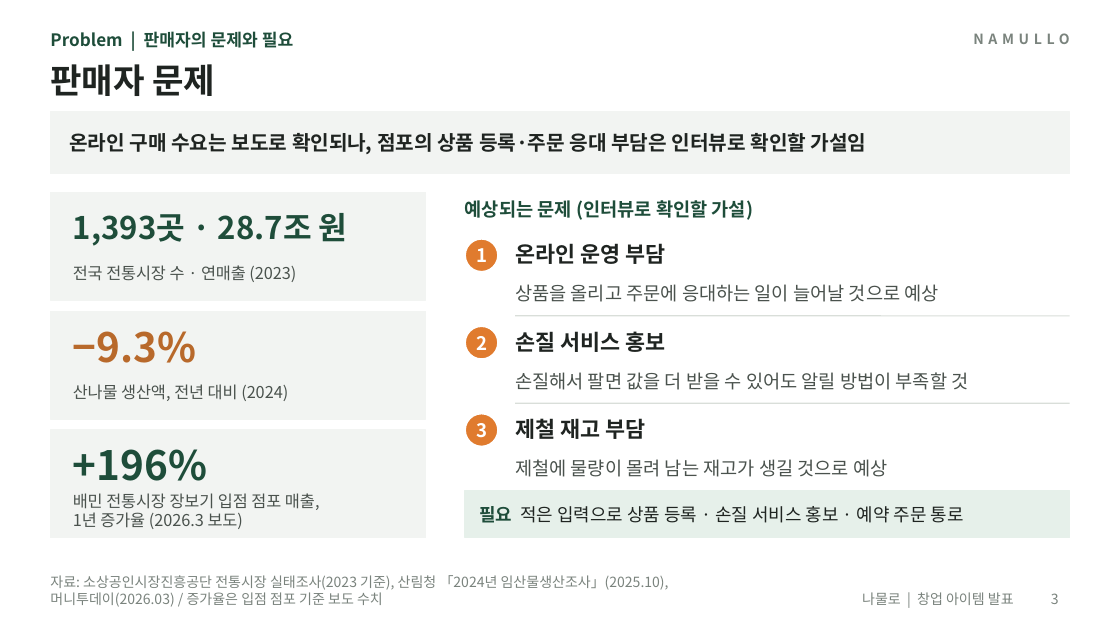
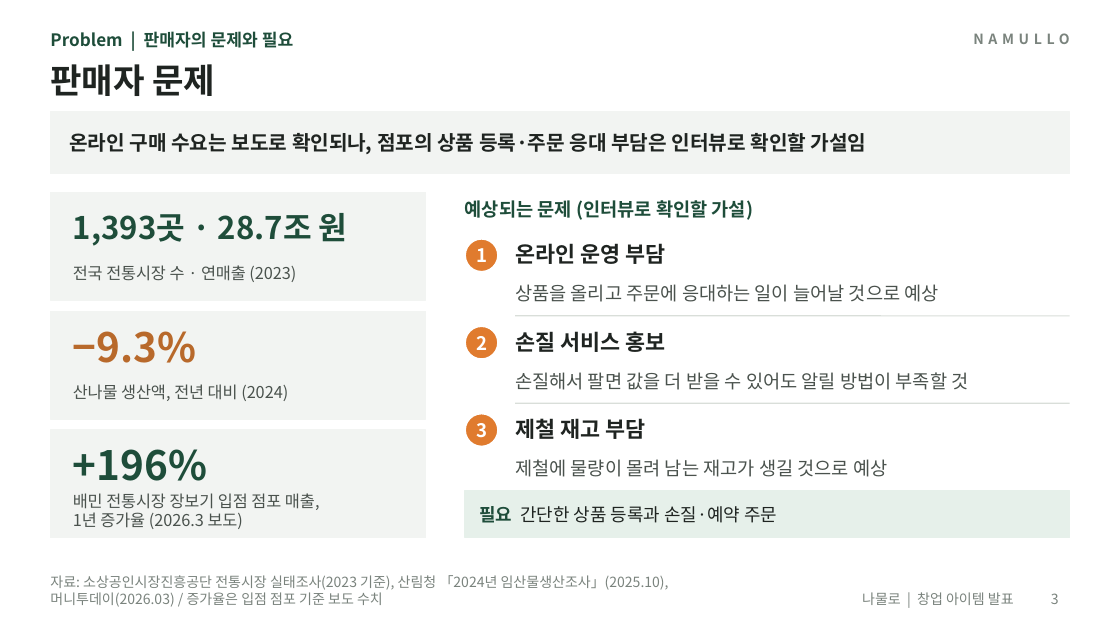
Before and after one commit to yonghoon7153-source/Yonghoon-DEM-DFT, a slide deck: slide 3 of namul-platform/02_발표자료_나물로.pptx. Drawn at 1120x630 pixels with LibreOffice and Linux fonts; fonts in the diff are those of the drawing. Boxes give left, top, right and bottom in pixels: in the first picture for what was removed or moved away, otherwise in the second. Text is boxed around its words. In the diff, an @@ line names an element or a change of style, - is before the commit and + after.

```diff
--- a/namul-platform/02_발표자료_나물로.pptx
+++ b/namul-platform/02_발표자료_나물로.pptx
@@ text at bbox=[479, 506, 777, 523]: text changed @@
-필요 적은 입력으로 상품 등록 · 손질 서비스 홍보 · 예약 주문 통로
+필요 간단한 상품 등록과 손질·예약 주문
```
Also in this commit, not shown: 5 other slides changed, 14 other files.
